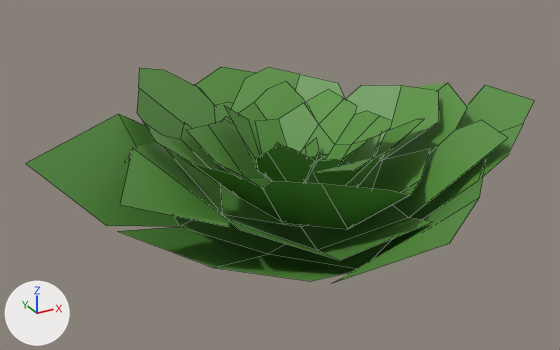
Before and after pictures for a commit that changed the FBX model Assets/Meshes/Kitchen/Ingredients/Cabbage.fbx.
Rendered twice from a 50 mm camera at (-0.786, -1.306, 0.806) aimed at (-0.067, 0.002, 0.152). The lights are fixed; the arrows at lower left show +X, +Y and +Z. Mesh edges are drawn as thin lines. Where no turn or scale is listed for an object, it has been applied to the vertices.

Objects in the first picture: 'Cabbage'.
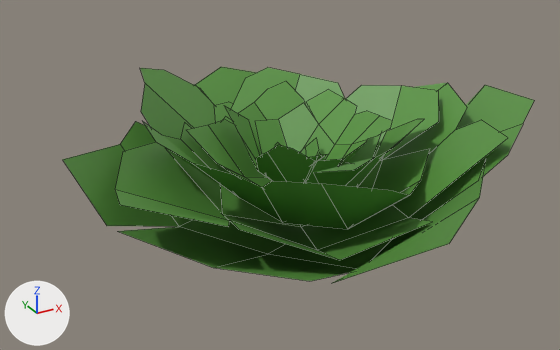
The newer file is also rescaled (x0.8), turned or shifted as a whole; pictures and numbers use the older file's frame.

What changed in the scene script:
```text
Change me_plane_002:
    where me_plane_002.from_pydata(...)  # 220 vertices, 95 faces; spans x -0.558..0.505, y -0.558..0.519, z 0.0..0.306
    used by ob_cabbage; location = (0.0, 0.0, 0.0)
    me_plane_002 part 1
    me_plane_002.vertices[47].co: (-0.391, -0.04, 0.29) -> (-0.43, -0.038, 0.215)  # pixel (132, 147) -> pixel (115, 189)
    me_plane_002.vertices[54].co: (-0.264, 0.291, 0.294) -> (-0.251, 0.286, 0.304)  # pixel (138, 87) -> pixel (144, 82)
    me_plane_002.vertices[63].co: (-0.371, 0.089, 0.209) -> (-0.371, 0.089, 0.234)  # pixel (124, 162) -> pixel (123, 151)
    me_plane_002.vertices[65].co: (-0.311, 0.171, 0.279) -> (-0.304, 0.167, 0.282)  # pixel (136, 112) -> pixel (140, 111)
    me_plane_002.vertices[74].co: (-0.558, 0.096, 0.244) -> (-0.499, 0.048, 0.257)  # pixel (25, 163) -> pixel (62, 159)
    me_plane_002.vertices[83].co: (-0.342, 0.2, 0.273) -> (-0.353, 0.167, 0.218)  # pixel (118, 113) -> pixel (120, 144)
```

What differs and where, as boxes [x1, y1, x2, y2] in the pictures (560 x 350 px; the box of a moved part takes in the faces that stretch with it):
'Cabbage', reshaped (7% narrower): before [26, 67, 534, 283]; after [62, 67, 534, 283]
part 1 of me_plane_002, moved or reshaped: before [26, 68, 229, 227]; after [62, 68, 229, 227]
